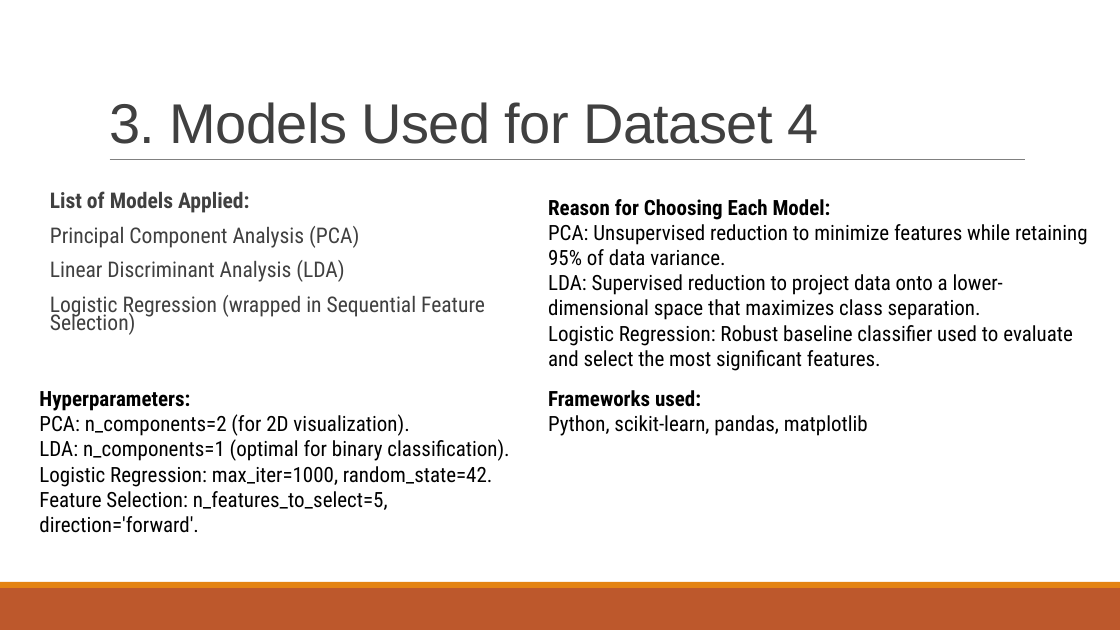
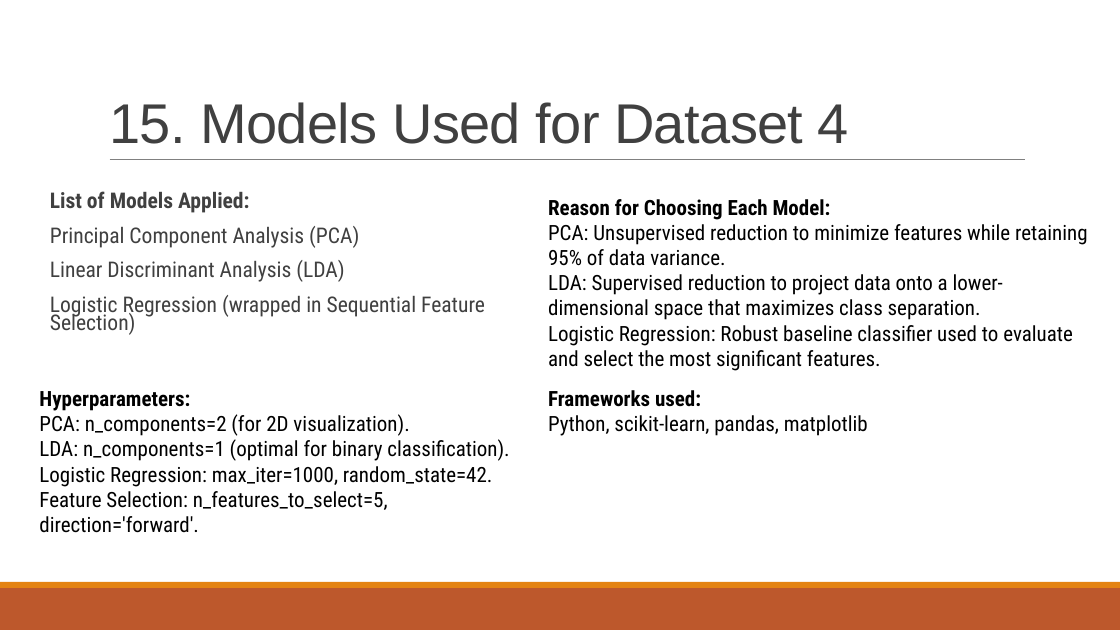
Before and after one commit to akay6483/mmml-ecommerce, a slide deck: slide 16 of docs/23CSE301_A8.pptx. Drawn at 1120x630 pixels with LibreOffice and Linux fonts; fonts in the diff are those of the drawing; background and template pictures are left out. Boxes give left, top, right and bottom in pixels: in the first picture for what was removed or moved away, otherwise in the second. Text is boxed around its words. In the diff, an @@ line names an element or a change of style, - is before the commit and + after.

```diff
--- a/docs/23CSE301_A8.pptx
+++ b/docs/23CSE301_A8.pptx
@@ title at (x1=109, y1=102, x2=849, y2=144): text changed @@
-3. Models Used for Dataset 4
+15. Models Used for Dataset 4
```
Also in this commit, not shown: 12 other slides changed, 1 other file.
